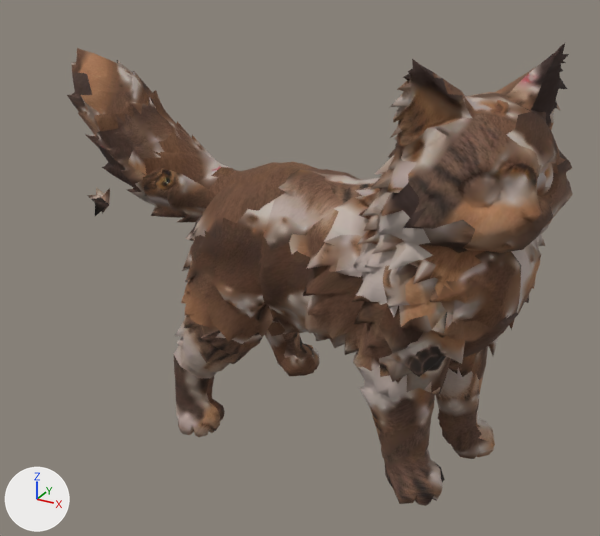
One commit to the glTF model assets/models/cats/COUCHCAP.glb: the scene before it, then after it.
Rendered twice from a camera (50 mm lens) standing at (0.915, -1.576, 1.252) and looking at (0.045, 0.006, 0.461). The lights are fixed; the arrows at lower left show +X, +Y and +Z. The first picture is the older version. Vertices at exactly the same position are counted once.
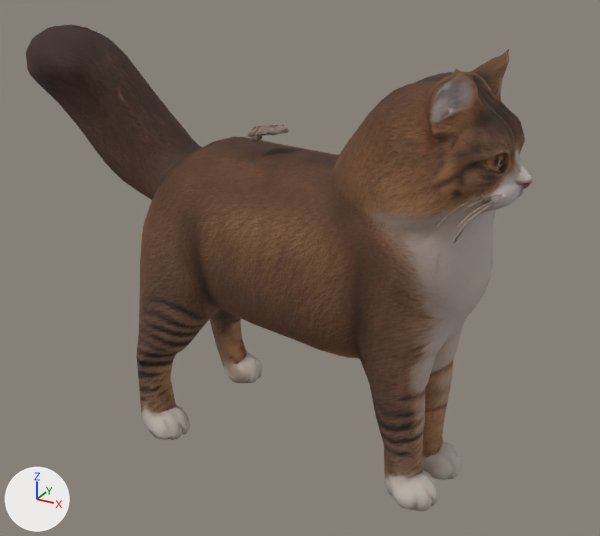
ob_fit is not drawn itself; it is the parent of ob_tripo_node_a3cb9daa_3ec6_4a3e_804a_7066ae85d226.

The edits, one by one:
Material 'Material.001' (mat_material_001) is new.
Uses the picture img_image_0.
me_mesh_0 is used by ob_mesh_0; parent ob_tripo_node_a3cb9daa_3ec6_4a3e_804a_7066ae85d226; location (-0.305, 0.5, -0.426); scale (0.000061, 0.000061, 0.000061).
me_mesh_0 had 5980 vertices, 11952 faces and spanned x 0.0..9984.0, y -16383.0..0.0, z 0.0..13946.0.
me_mesh_0 no longer uses material mat_tripo_material_a3cb9daa_3ec6_4a3e_804a_7066ae85d226.
me_mesh_0 now has 4444 vertices, 8886 faces and spans x 0.0..6660.0, y -14304.0..0.0, z 0.0..16383.0.
me_mesh_0 part 1: the loose piece of 5966 vertices spanning x 0.0..9984.0, y -16383.0..0.0, z 0.0..13946.0 is rebuilt with 4002 vertices and now spans x 0.0..6660.0, y -14304.0..0.0, z 0.0..16383.0, in mat_material_001.
me_mesh_0 part 2: a new loose piece of 442 vertices spanning x 2371.0..3601.0, y -3153.0..-2747.0, z 7686.0..8534.0, in mat_material_001.
me_mesh_0 part 3: the loose piece of 14 vertices spanning x 7393.0..8047.0, y -14129.0..-13383.0, z 8976.0..9868.0 is deleted.
me_mesh_0 gains material mat_material_001.
Object 'fit' (ob_fit) moves from (0.0254, 0.0159, 0.5) to (0.0647, -0.0246, 0.0).
Object 'fit' (ob_fit) turns from (0, 0, -65) to (0, 0, 86) degrees about x, y and z.
Object 'fit' (ob_fit) is rescaled from (1.17, 1.17, 1.17) to (1.22, 1.22, 1.22).
In object 'Mesh_0' (ob_mesh_0), parent goes from ob_tripo_node_a3cb9daa_3ec6_4a3e_804a_7066ae85d226 to ob_material.
Object 'Mesh_0' (ob_mesh_0) moves from (-0.305, 0.5, -0.426) to (-0.195, 0.817, -0.516).
Object 'Mesh_0' (ob_mesh_0) is rescaled from (0.000061, 0.000061, 0.000061) to (0.0000571, 0.0000571, 0.0000571).
Object 'material' (ob_material) is new.
Its parent is ob_fit.
Its location is (0.0, 0.0, 0.0).
Its rotation in degrees is (90, 0, 0).

What differs and where, as boxes [x1, y1, x2, y2] in the pictures (600 x 536 px):
'Mesh_0', reshaped, moved, turned, rescaled: before [67, 43, 573, 506]; after [26, 25, 533, 511]
part 1 of me_mesh_0, rebuilt: before [67, 43, 573, 506]; after [26, 25, 533, 511]
part 2 of me_mesh_0, added: after [247, 125, 289, 141]
part 3 of me_mesh_0, deleted: before [87, 187, 110, 216]
